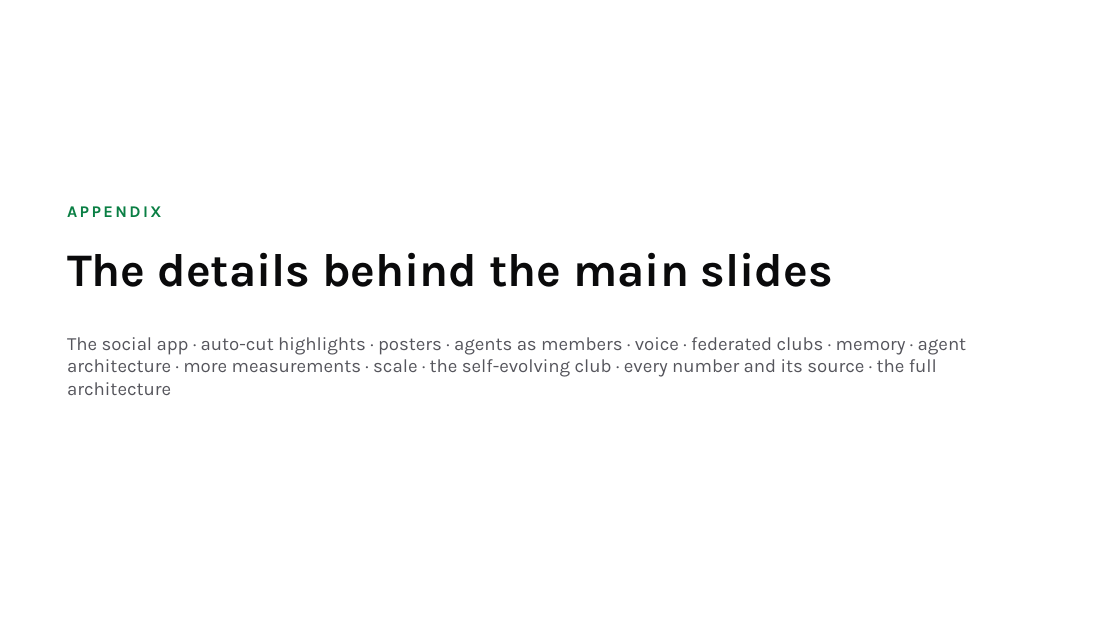
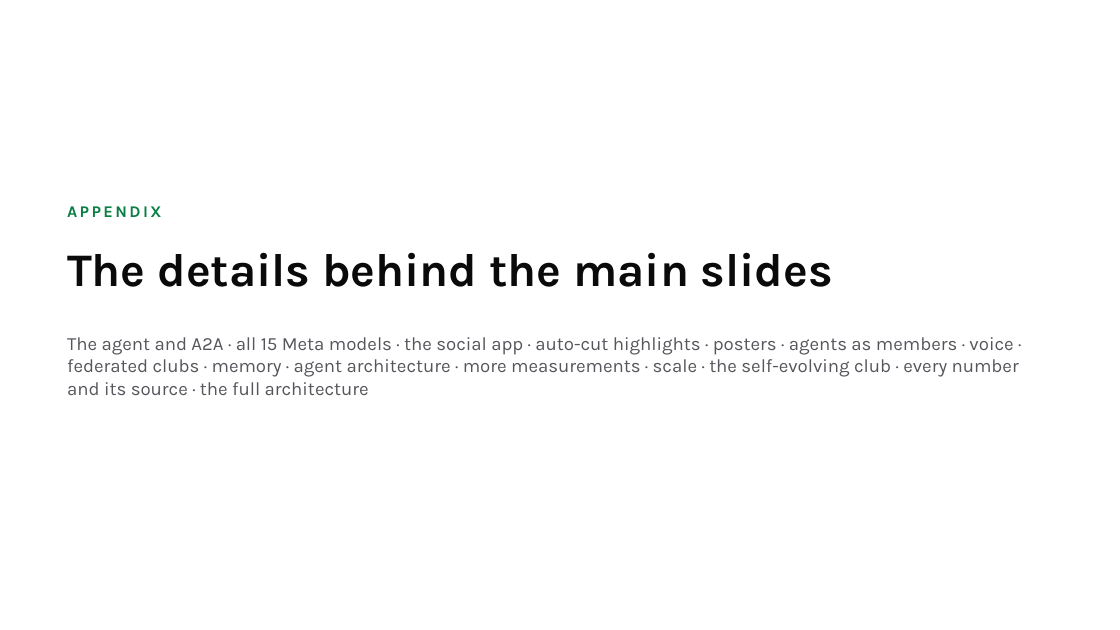
Before and after one commit to gino6178/serve-meta-hackathon, a slide deck: slide 17 of video/deck/Serve_Meta_deck.pptx. Drawn at 1120x630 pixels with LibreOffice and Linux fonts; fonts in the diff are those of the drawing. Boxes give left, top, right and bottom in pixels: in the first picture for what was removed or moved away, otherwise in the second. Text is boxed around its words. In the diff, an @@ line names an element or a change of style, - is before the commit and + after.

```diff
--- a/video/deck/Serve_Meta_deck.pptx
+++ b/video/deck/Serve_Meta_deck.pptx
@@ text at (67,337,1019,395): text changed @@
-The social app · auto-cut highlights · posters · agents as members · voice · federated clubs · memory · agent architecture · more measurements · scale · the self-evolving club · every number and its source · the full architecture
+The agent and A2A · all 15 Meta models · the social app · auto-cut highlights · posters · agents as members · voice · federated clubs · memory · agent architecture · more measurements · scale · the self-evolving club · every number and its source · the full architecture
```
Also in this commit, not shown: 16 other slides changed, 2 slides added, 14 other files.
